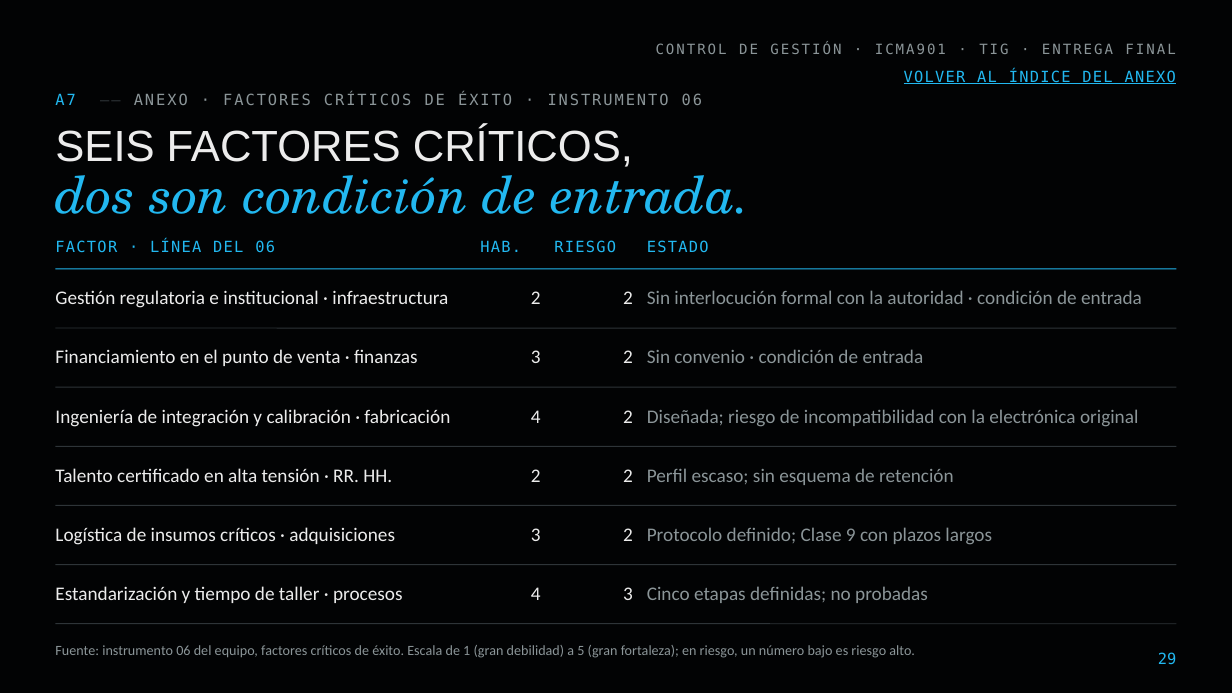
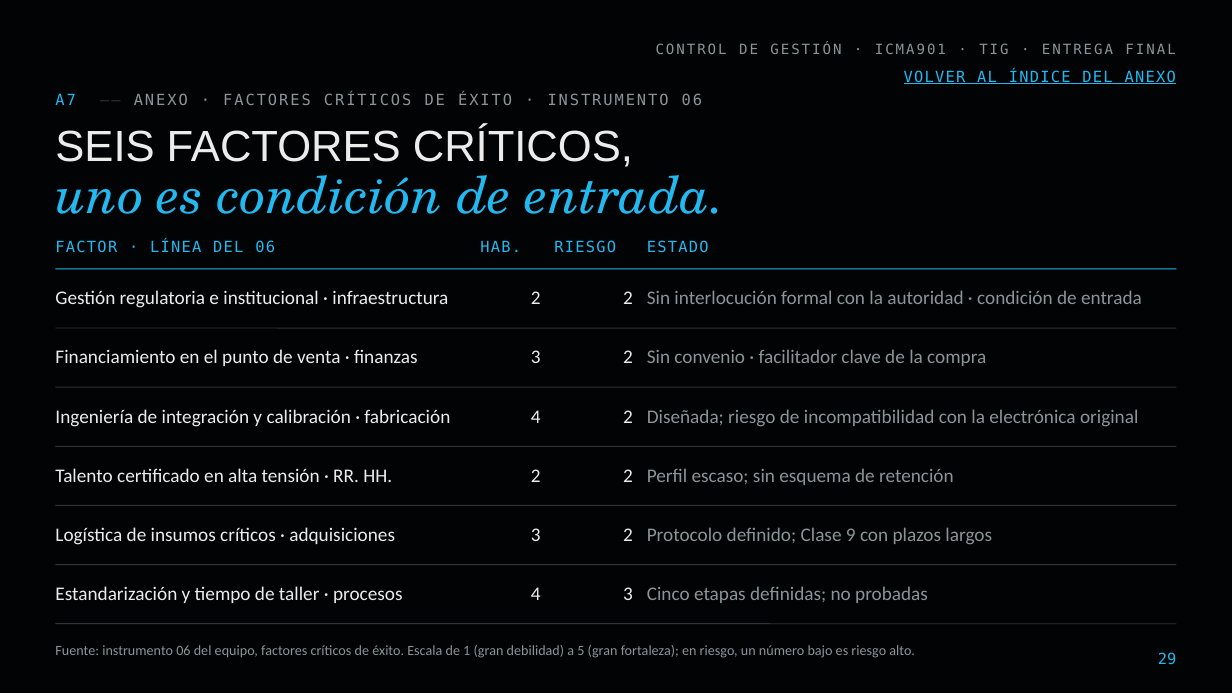
Before and after one commit to diegoaam0109-ux/lumine, a slide deck: slide 29 of tig-final/Lumine_TIG_Final_Control_de_Gestion.pptx. Drawn at 1232x693 pixels with LibreOffice and Linux fonts; fonts in the diff are those of the drawing; background and template pictures are left out. Boxes give left, top, right and bottom in pixels: in the first picture for what was removed or moved away, otherwise in the second. Text is boxed around its words. In the diff, an @@ line names an element or a change of style, - is before the commit and + after.

```diff
--- a/tig-final/Lumine_TIG_Final_Control_de_Gestion.pptx
+++ b/tig-final/Lumine_TIG_Final_Control_de_Gestion.pptx
@@ title at box(55, 162, 724, 214): text changed @@
-dos son condición de entrada.
+uno es condición de entrada.
@@ text at box(647, 349, 986, 366): text changed @@
-Sin convenio · condición de entrada
+Sin convenio · facilitador clave de la compra
```
Also in this commit, not shown: 8 other slides changed, 13 other files.
